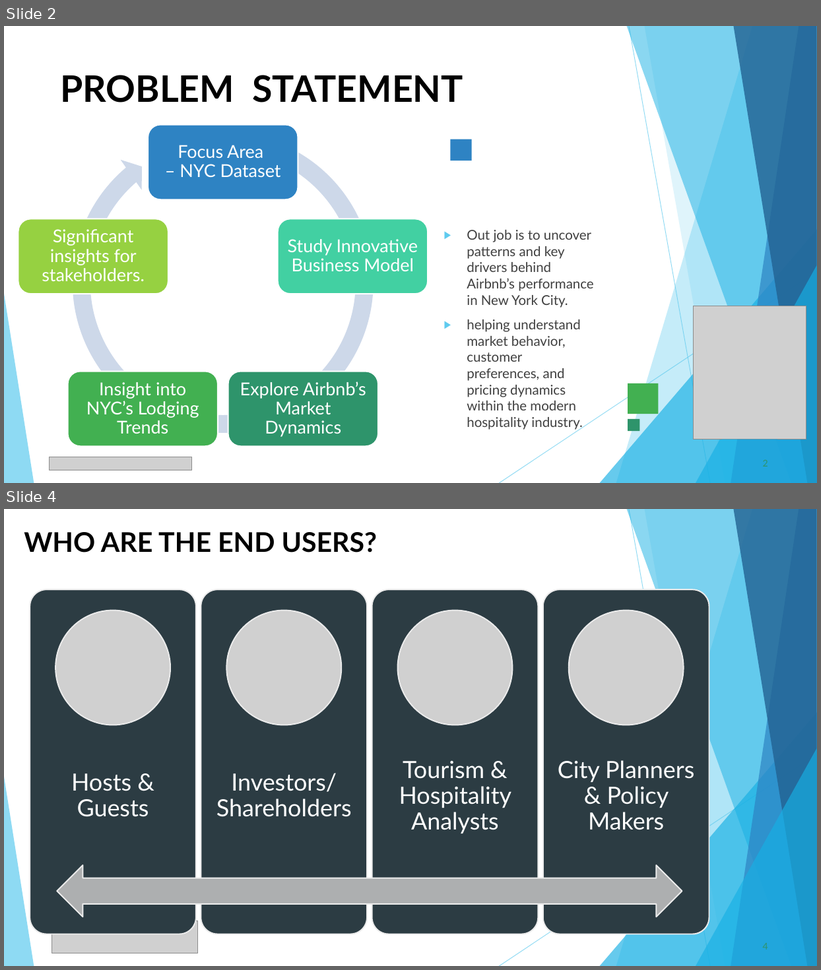
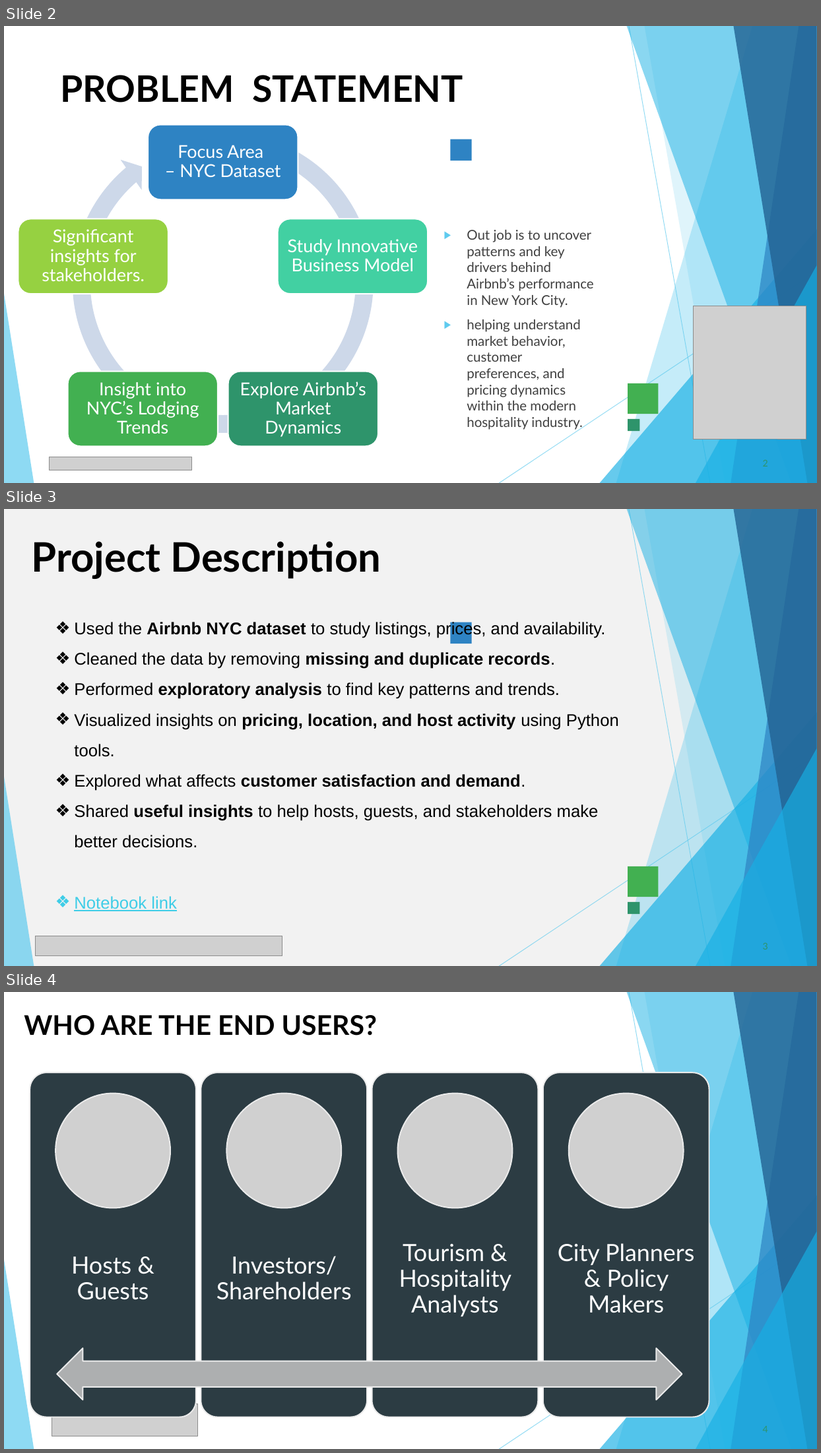
Before and after one commit to SamyakDahale/VOIS_AICTE_Oct2025_SamyakDahale, a slide deck: Samyak_Dahale_Air BNB Hotel Booking Analysis Project PPT.pptx. Shown one above the other, each under a label of ours: slides 2 and 4 before the commit, slides 2, 3 and 4 after it; the slides between them are not shown. The pictures are 821x970 and 821x1453 pixels, drawn with LibreOffice and Linux fonts; fonts in the diff are those of the drawing; grey boxes stand for pictures. Boxes give left, top, right and bottom in pixels: in the first picture for what was removed or moved away, otherwise in the second. Text is boxed around its words. In the diff, an @@ line names an element or a change of style, - is before the commit and + after.

```diff
--- a/Samyak_Dahale_Air BNB Hotel Booking Analysis Project PPT.pptx
+++ b/Samyak_Dahale_Air BNB Hotel Booking Analysis Project PPT.pptx
@@ slide 3 added at [4, 509, 817, 966], background #F2F2F2; not listed: 14 template elements that a slide beside it also shows @@
@@ title added at [32, 541, 382, 579], 48 pt, text #000000, bold @@
+Project Description
@@ text added at [74, 621, 619, 912], 20 pt, text #000000 @@
+❖ Used the Airbnb NYC dataset to study listings, prices, and availability.
+❖ Cleaned the data by removing missing and duplicate records.
+❖ Performed exploratory analysis to find key patterns and trends.
+❖ Visualized insights on pricing, location, and host activity using Python tools.
+❖ Explored what affects customer satisfaction and demand.
+❖ Shared useful insights to help hosts, guests, and stakeholders make better decisions.
+❖ Notebook link
@@ picture added at [35, 937, 282, 956] @@
```
Also in this commit, not shown: 2 slides changed, 1 slide removed, 1 other file.
